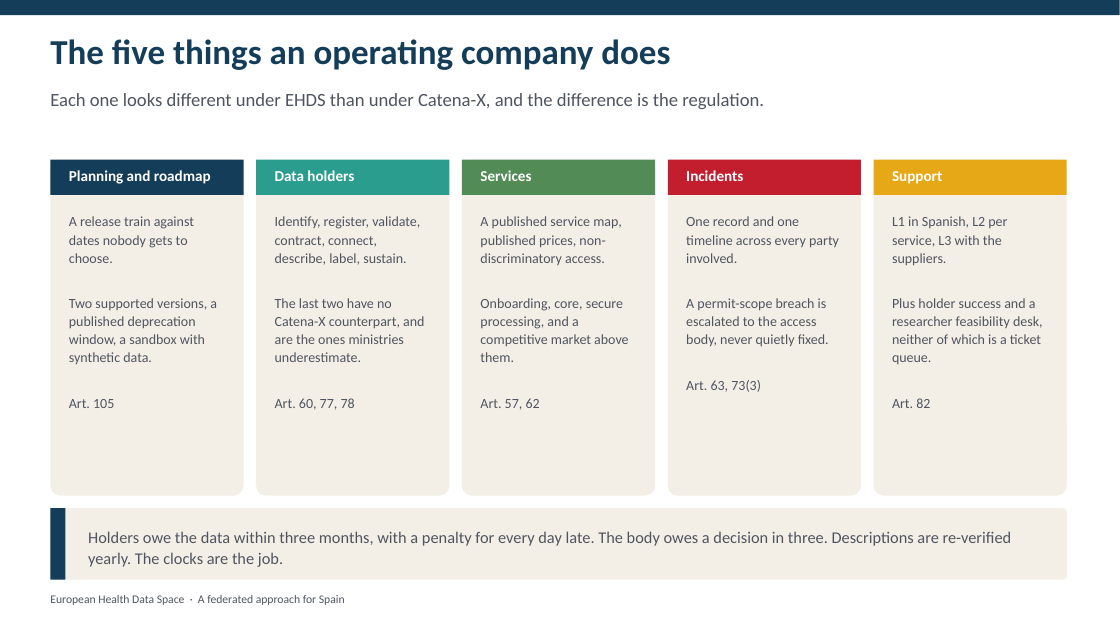
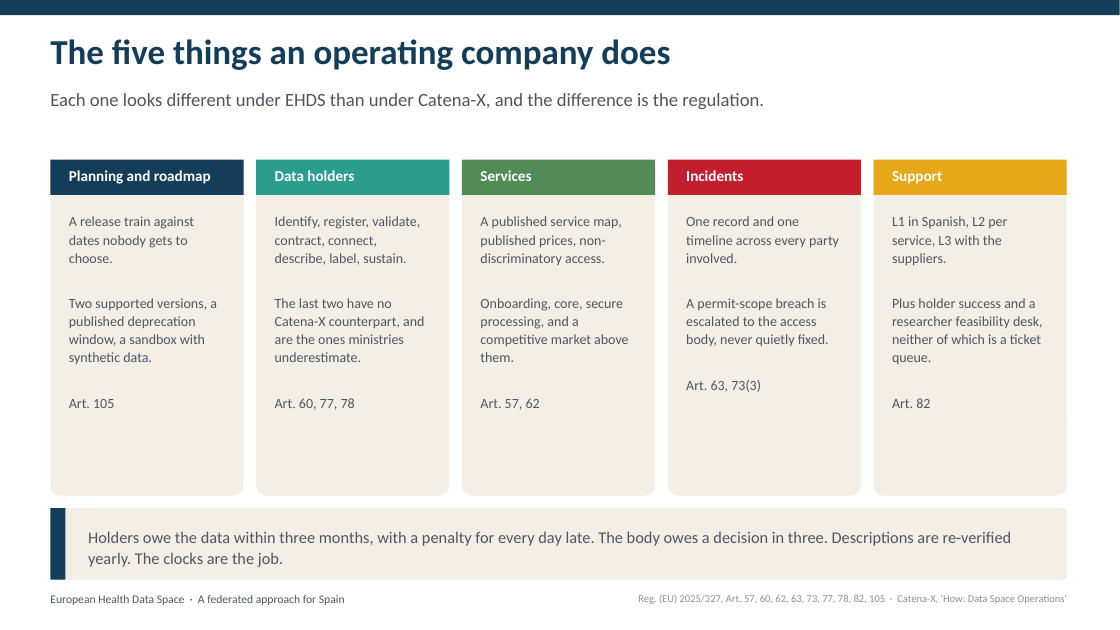
Before and after one commit to ma3u/MinimumViableHealthDataspacev2, a slide deck: slide 21 of docs/demos/spain-ehds-ministry-deck.pptx. Drawn at 1120x630 pixels with LibreOffice and Linux fonts; fonts in the diff are those of the drawing. Boxes give left, top, right and bottom in pixels: in the first picture for what was removed or moved away, otherwise in the second. Text is boxed around its words. In the diff, an @@ line names an element or a change of style, - is before the commit and + after.

```diff
--- a/docs/demos/spain-ehds-ministry-deck.pptx
+++ b/docs/demos/spain-ehds-ministry-deck.pptx
@@ text added at bbox=[638, 595, 1066, 604], 9 pt, text #8A8F98 @@
+Reg. (EU) 2025/327, Art. 57, 60, 62, 63, 73, 77, 78, 82, 105 · Catena-X, 'How: Data Space Operations'
```
Also in this commit, not shown: 4 other slides changed, 1 slide removed, 4 other files.
